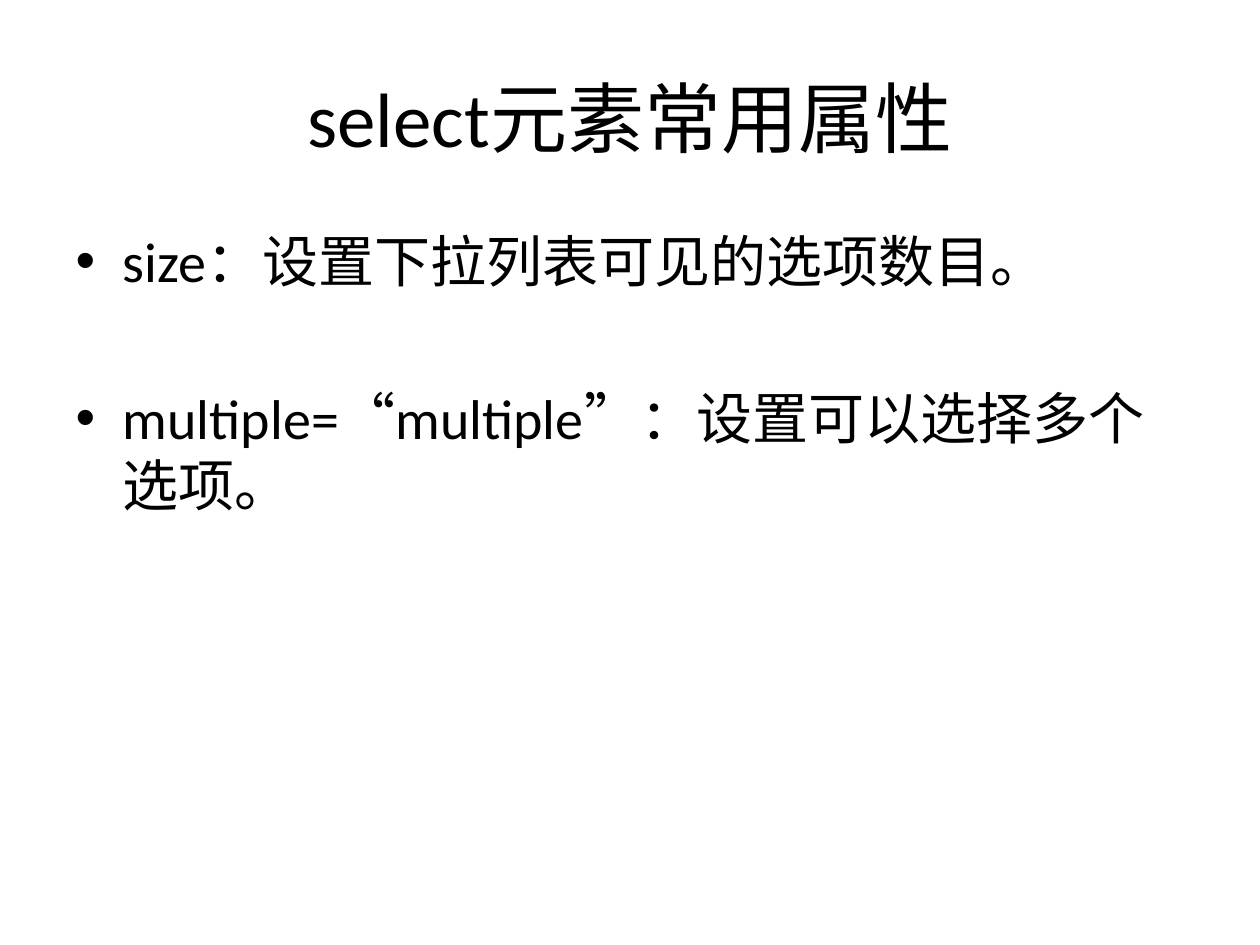
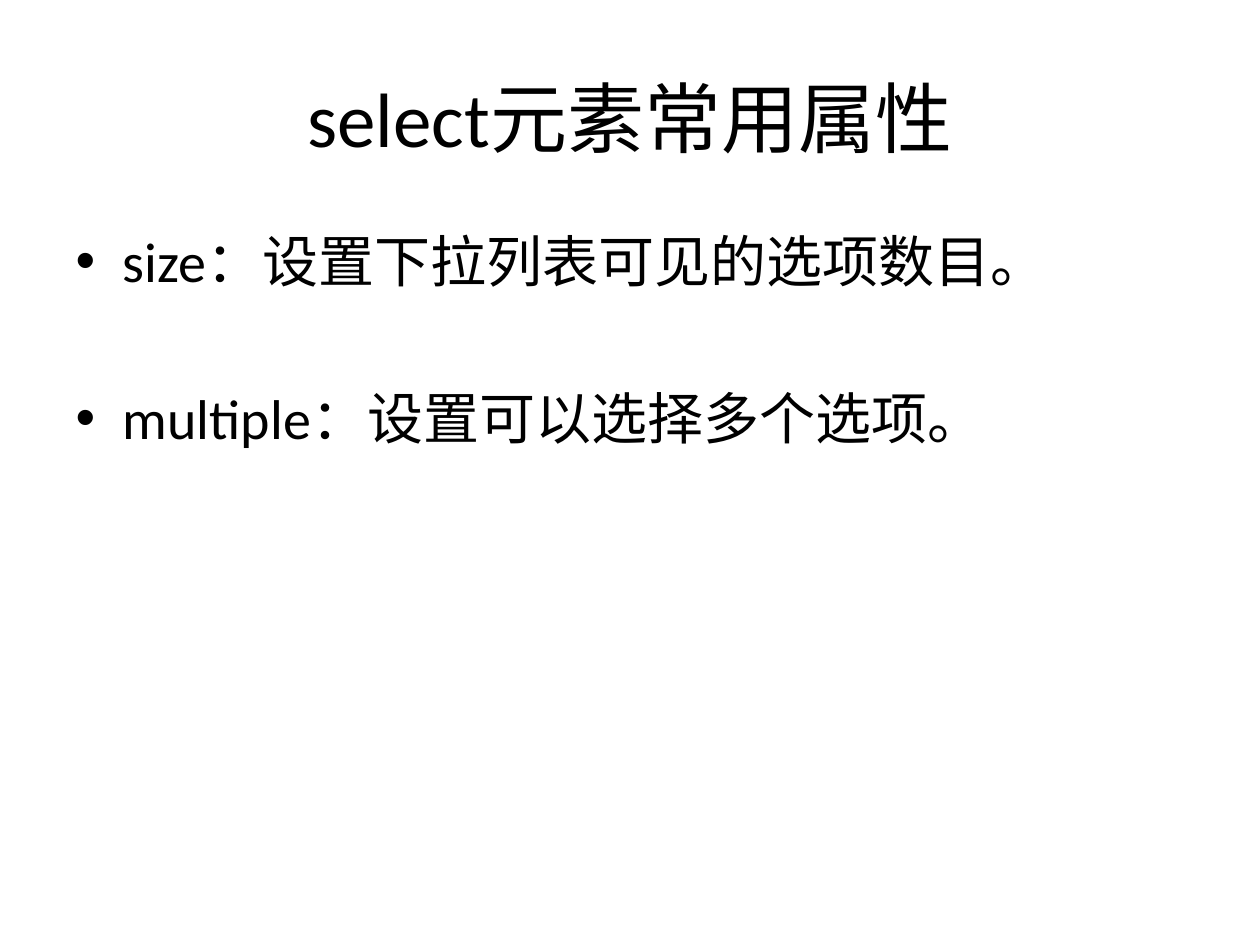
Before and after one commit to sans123wx/class, a slide deck: slide 19 of 网页设计与制作/课件/3/表单.pptx (slide 18 before the commit). Drawn at 1260x945 pixels with LibreOffice and Linux fonts; fonts in the diff are those of the drawing. Boxes give left, top, right and bottom in pixels: in the first picture for what was removed or moved away, otherwise in the second. Text is boxed around its words. In the diff, an @@ line names an element or a change of style, - is before the commit and + after.

```diff
--- a/网页设计与制作/课件/3/表单.pptx
+++ b/网页设计与制作/课件/3/表单.pptx
@@ text at box(123, 392, 984, 448): text changed @@
-• multiple=“multiple”：设置可以选择多个选项。
+• multiple：设置可以选择多个选项。
```
Also in this commit, not shown: 2 other slides changed, 3 slides added, 1 other file.
